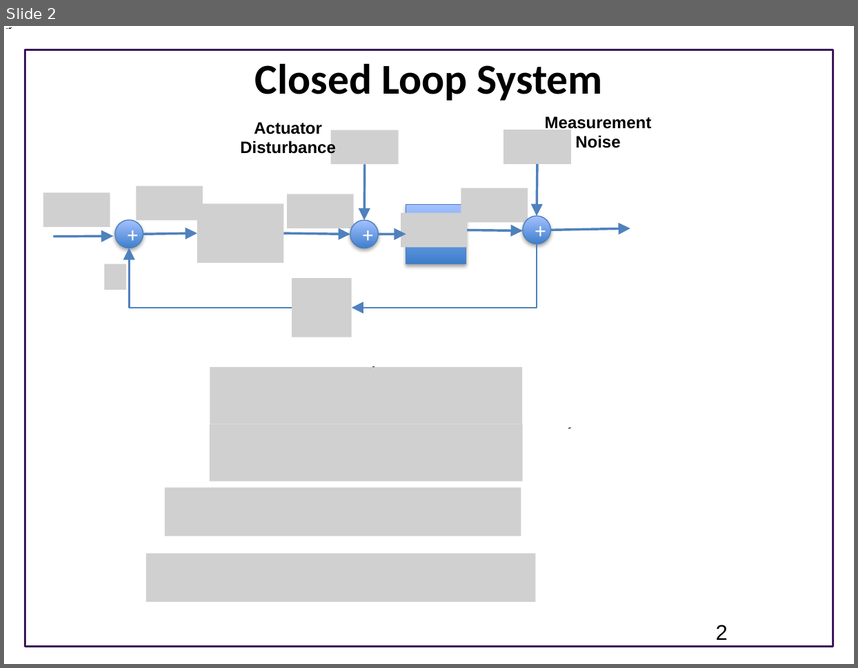
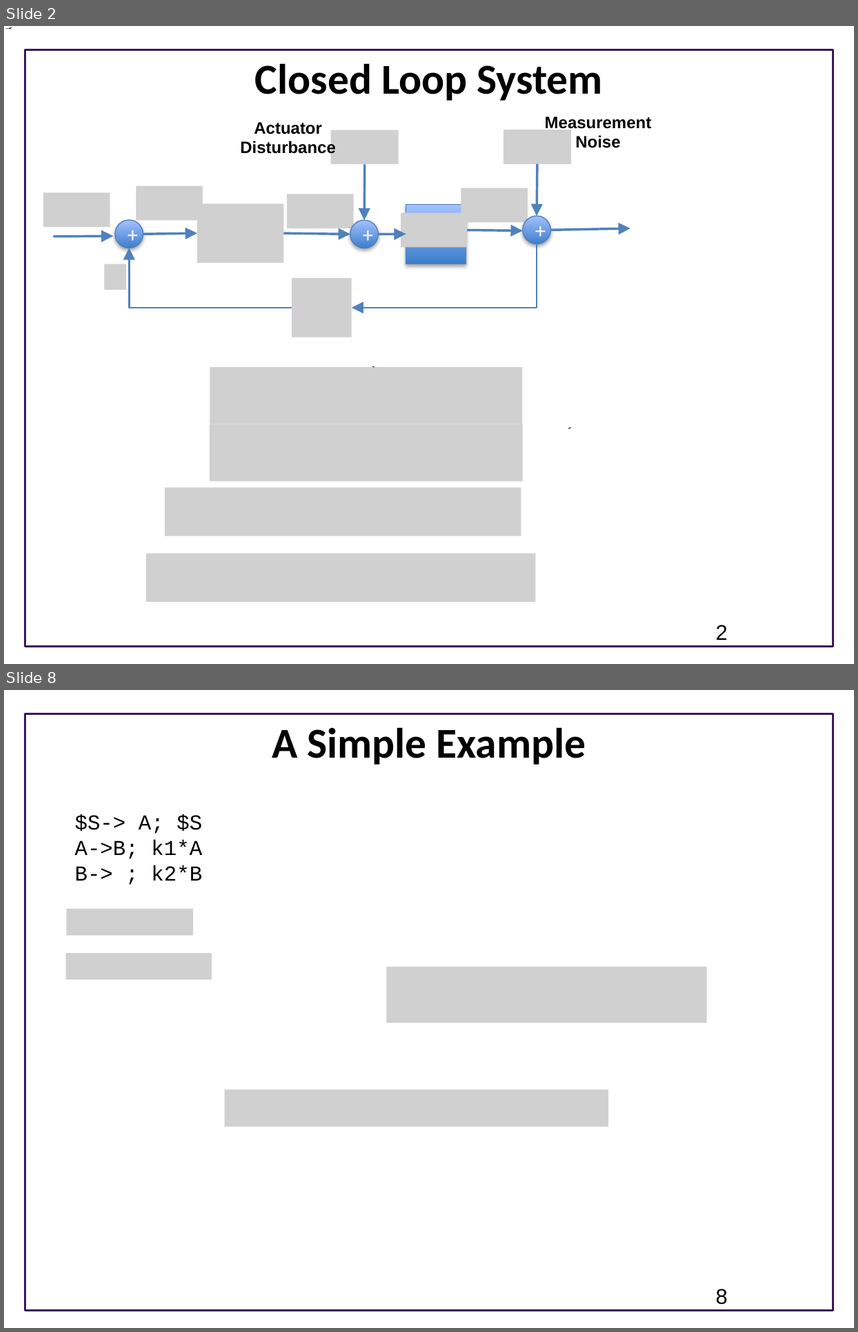
Before and after one commit to joseph-hellerstein/advanced-controls-lectures, a slide deck: Lecture_22-Designing-Closed-Loop-Systems/Designing-Proportional-Controllers.pptx. Shown one above the other, each under a label of ours: slide 2 before the commit, slides 2 and 8 after it; the slides between them are not shown. The pictures are 858x668 and 858x1332 pixels, drawn with LibreOffice and Linux fonts; fonts in the diff are those of the drawing; grey boxes stand for pictures; background and template pictures are left out. Boxes give left, top, right and bottom in pixels: in the first picture for what was removed or moved away, otherwise in the second. Text is boxed around its words. In the diff, an @@ line names an element or a change of style, - is before the commit and + after.

```diff
--- a/Lecture_22-Designing-Closed-Loop-Systems/Designing-Proportional-Controllers.pptx
+++ b/Lecture_22-Designing-Closed-Loop-Systems/Designing-Proportional-Controllers.pptx
@@ slide 8 added at (4, 690, 854, 1328), background #FFFFFF; not listed: 1 template element that a slide beside it also shows @@
@@ title added at (272, 727, 586, 765), 36 pt, text #000000, bold @@
+A Simple Example
@@ text added at (75, 814, 202, 880), 18 pt, text #000000 @@
+$S-> A; $S
+A->B; k1*A
+B-> ; k2*B
@@ picture added at (66, 909, 193, 935) @@
@@ picture added at (66, 953, 212, 979) @@
@@ picture added at (386, 966, 707, 1023) @@
@@ picture added at (224, 1090, 608, 1127) @@
@@ page number added at (716, 1288, 728, 1304), 18 pt, text #000000 @@
+8
```
Also in this commit, not shown: 1 slide changed, 4 other slides added.
